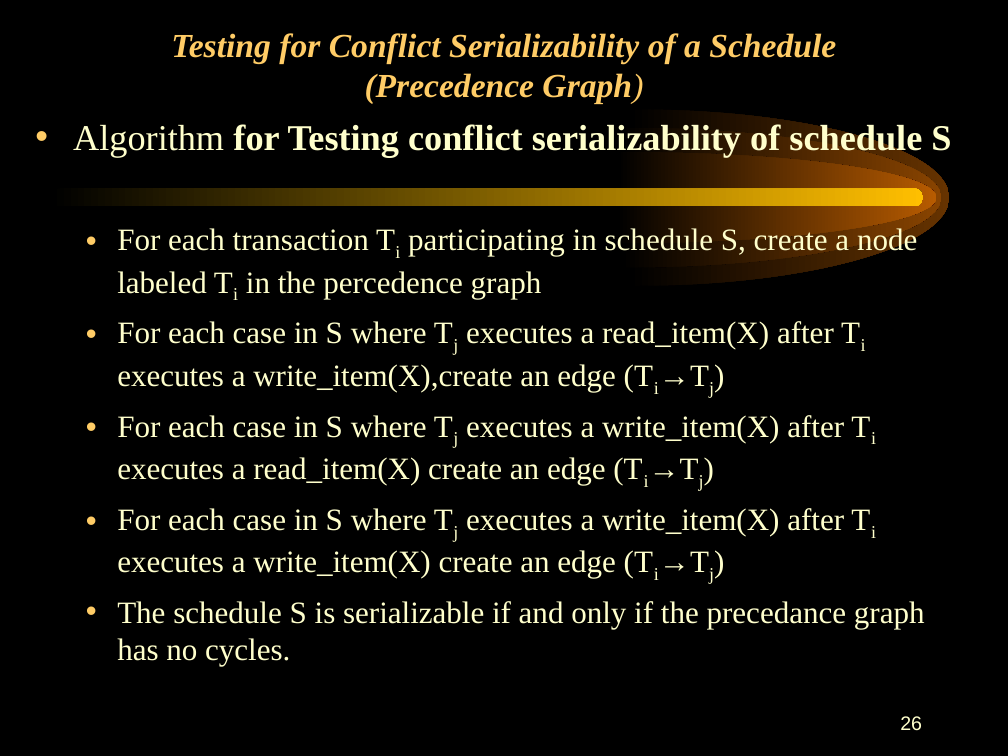
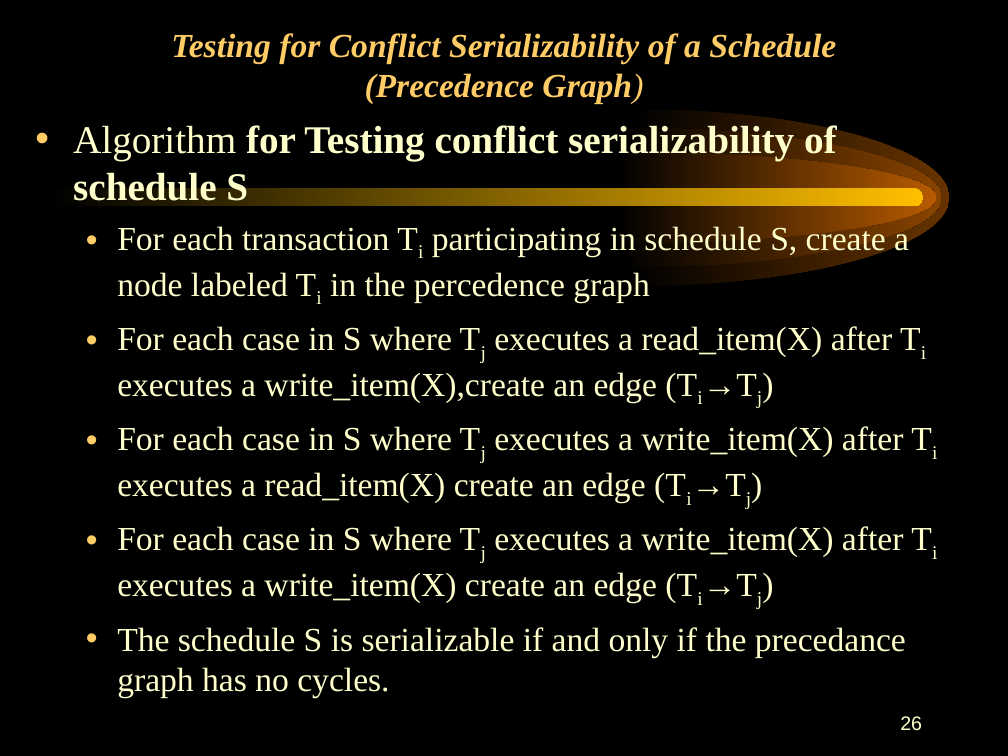
Before and after one commit to PrashanthSingaravelan/Fall-Semester-2020-2021, a slide deck: slide 26 of CSI1001 Principles of DataBase Systems/Ramanathan/Transaction/Transaction-Processing.ppt. Drawn at 1008x756 pixels with LibreOffice and Linux fonts; fonts in the diff are those of the drawing. Boxes give left, top, right and bottom in pixels: in the first picture for what was removed or moved away, otherwise in the second. Text is boxed around its words. In the diff, an @@ line names an element or a change of style, - is before the commit and + after.

```diff
--- a/CSI1001 Principles of DataBase Systems/Ramanathan/Transaction/Transaction-Processing.ppt
+++ b/CSI1001 Principles of DataBase Systems/Ramanathan/Transaction/Transaction-Processing.ppt
@@ text "Algorithm for Testing conflict serializability ..." at (73,123,909,697): size 25.9 to 28 pt in "Algorithm for Testing conflict serializability of schedule ..."; size 22.2 to 24 pt in "For each transaction Ti participating in schedule ...", "For each case in S where Tj ...", "For each case in S where Tj ...", "For each case in S where Tj ..." and 1 more places @@
@@ outline redrawn in 3 elements at (629,110,950,286), (621,128,941,268), (616,152,936,244) @@
```
Also in this commit, not shown: 34 other slides changed, 6 other files.
